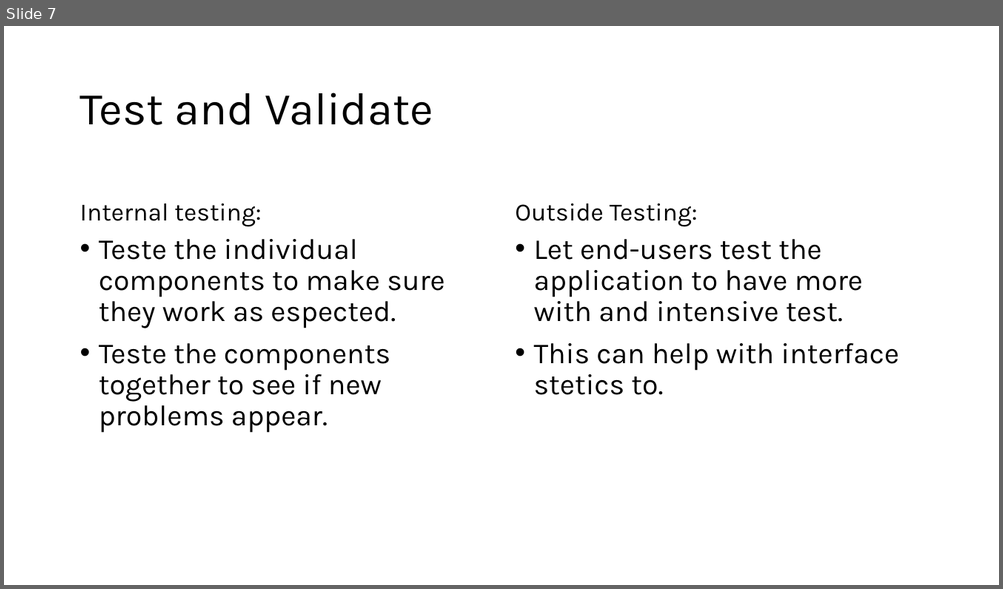
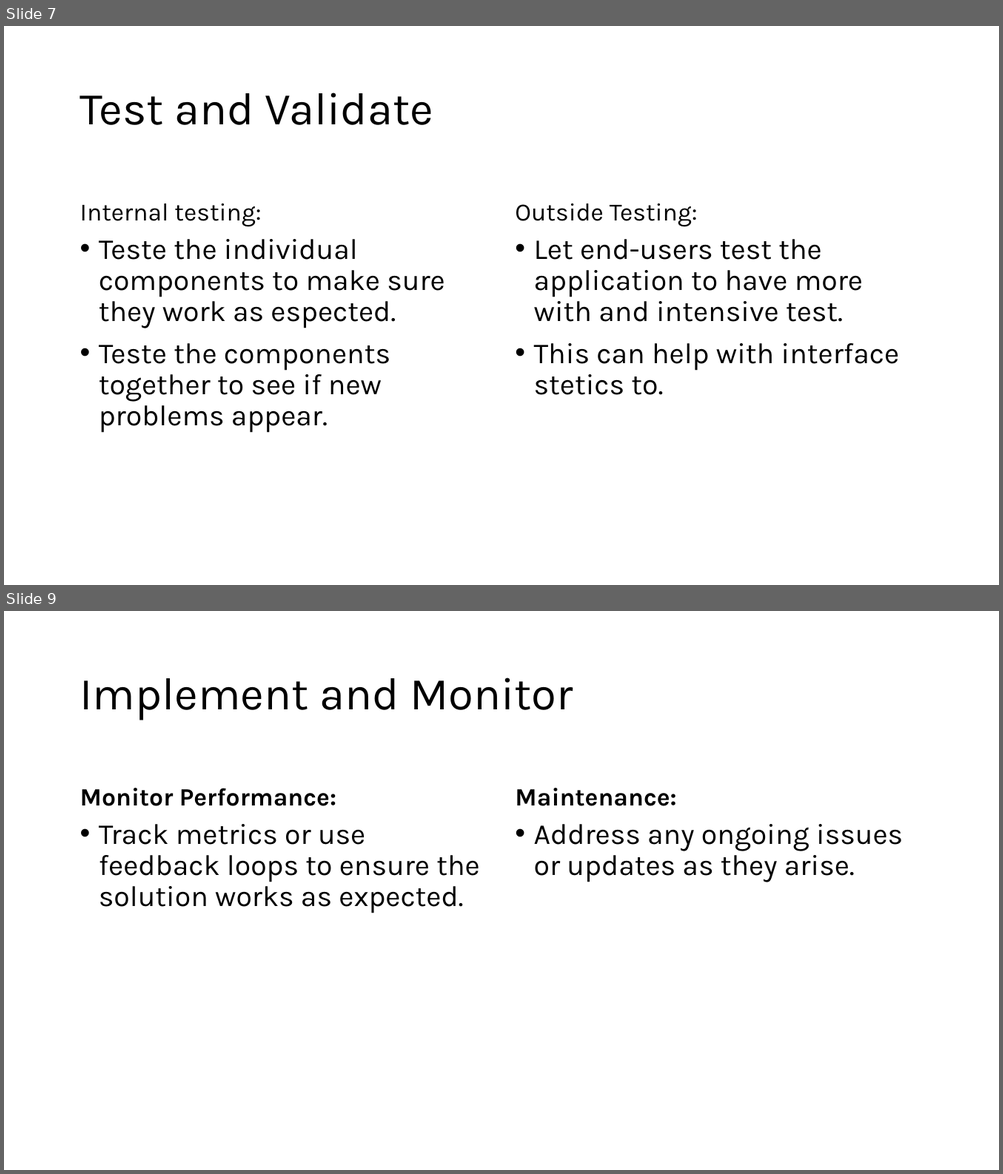
Before and after one commit to Licinio14/softdev, a slide deck: ingles/Apresentação.pptx. Shown one above the other, each under a label of ours: slide 7 before the commit, slides 7 and 9 after it; the slides between them are not shown. The pictures are 1003x589 and 1003x1174 pixels, drawn with LibreOffice and Linux fonts; fonts in the diff are those of the drawing. Boxes give left, top, right and bottom in pixels: in the first picture for what was removed or moved away, otherwise in the second. Text is boxed around its words. In the diff, an @@ line names an element or a change of style, - is before the commit and + after.

```diff
--- a/ingles/Apresentação.pptx
+++ b/ingles/Apresentação.pptx
@@ slide 9 added at (4,611,999,1170), background #FFFFFF @@
@@ title added at (80,678,572,721), 44 pt, text #000000 @@
+Implement and Monitor
@@ text added at (80,788,336,806), 24 pt, text #000000, bold @@
+Monitor Performance:
@@ text added at (515,788,676,806), 24 pt, text #000000, bold @@
+Maintenance:
@@ text added at (99,824,479,914), 28 pt, text #000000 @@
+• Track metrics or use feedback loops to ensure the solution works as expected.
@@ text added at (534,824,902,883), 28 pt, text #000000 @@
+• Address any ongoing issues or updates as they arise.
```
Also in this commit, not shown: 1 slide changed, 2 other slides added, 2 other files.
